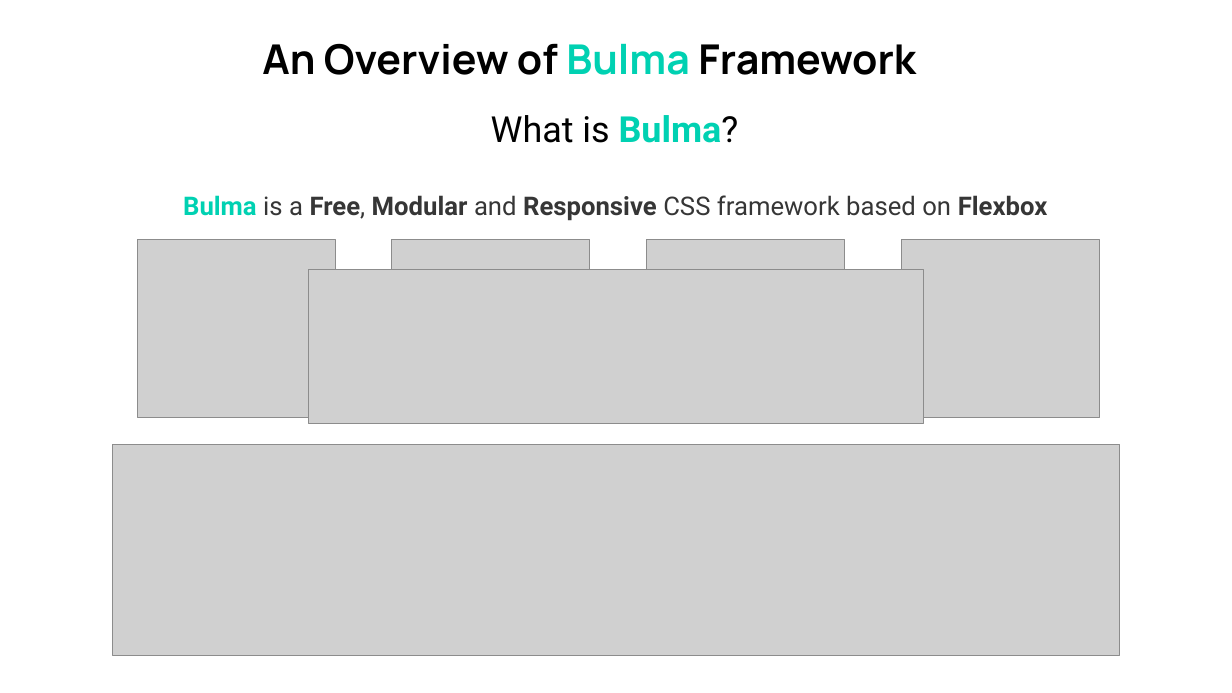
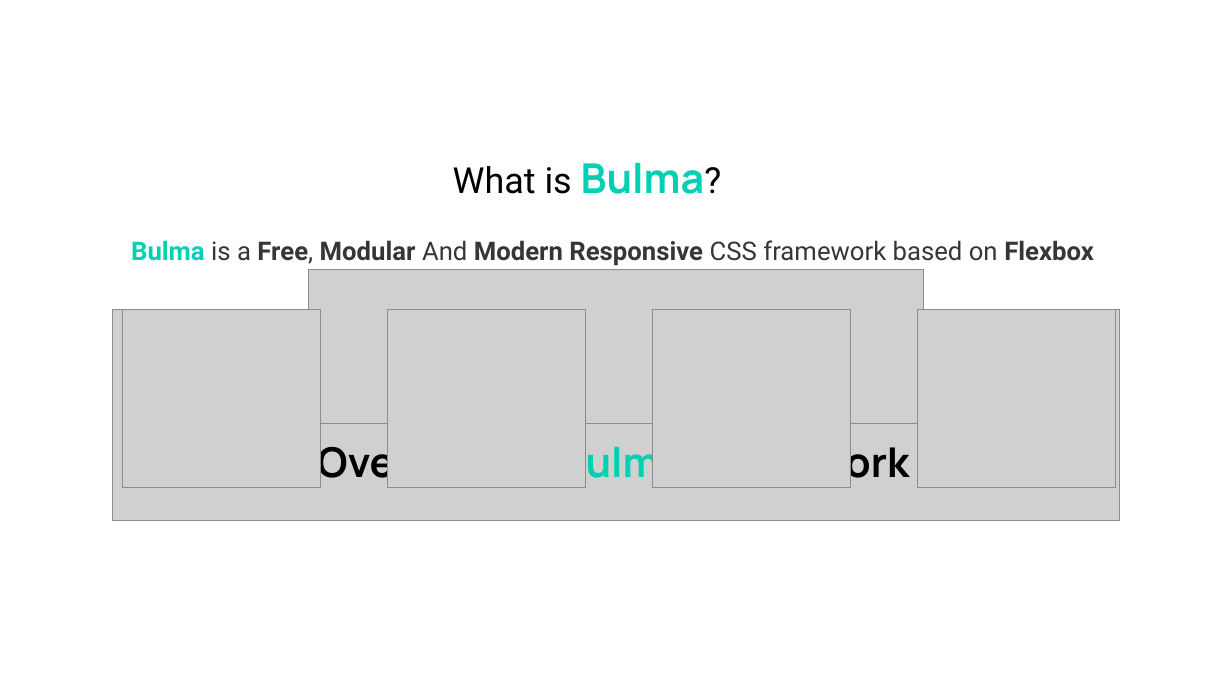
Before and after one commit to myprojectsfile/Learning-Bulma-Course, a slide deck: slide 1 of Course Materials/01- Introduction/01_04 - An Overview of Bulma Framework.pptx. Drawn at 1232x693 pixels with LibreOffice and Linux fonts; fonts in the diff are those of the drawing; grey boxes stand for pictures. Boxes give left, top, right and bottom in pixels: in the first picture for what was removed or moved away, otherwise in the second. Text is boxed around its words. In the diff, an @@ line names an element or a change of style, - is before the commit and + after.

Commit message:
Contiue more on Bulma Overview Presentation

```diff
--- a/Course Materials/01- Introduction/01_04 - An Overview of Bulma Framework.pptx
+++ b/Course Materials/01- Introduction/01_04 - An Overview of Bulma Framework.pptx
@@ text "What is Bulma?": place and size @@
-text "What is Bulma?" at <box>491,115,739,143</box>
+text "What is Bulma?" at <box>453,162,705,194</box>
@@ text "What is Bulma?" at <box>453,162,705,194</box>: size 28 to 32 pt, font Roboto to Manrope in "Bulma?" @@
@@ text at <box>131,240,1094,266</box>: text changed @@
-Bulma is a Free, Modular and Responsive CSS framework based on Flexbox
+Bulma is a Free, Modular And Modern Responsive CSS framework based on Flexbox
@@ picture: place and size @@
-picture at <box>112,445,1120,655</box>
+picture at <box>112,309,1120,519</box>
@@ picture: place and size @@
-picture at <box>137,239,335,418</box>
+picture at <box>122,309,321,487</box>
@@ picture: place and size @@
-picture at <box>392,239,591,418</box>
+picture at <box>387,309,586,487</box>
@@ picture: place and size @@
-picture at <box>901,239,1100,418</box>
+picture at <box>653,309,851,487</box>
@@ picture: place and size @@
-picture at <box>647,239,846,418</box>
+picture at <box>918,309,1116,487</box>
@@ text "An Overview of Bulma Framework" rewrapped from <box>262,43,916,75</box> to <box>256,438,910,488</box> @@
```
Also in this commit, not shown: 6 other slides changed, 1 slide removed, 1 other file.
